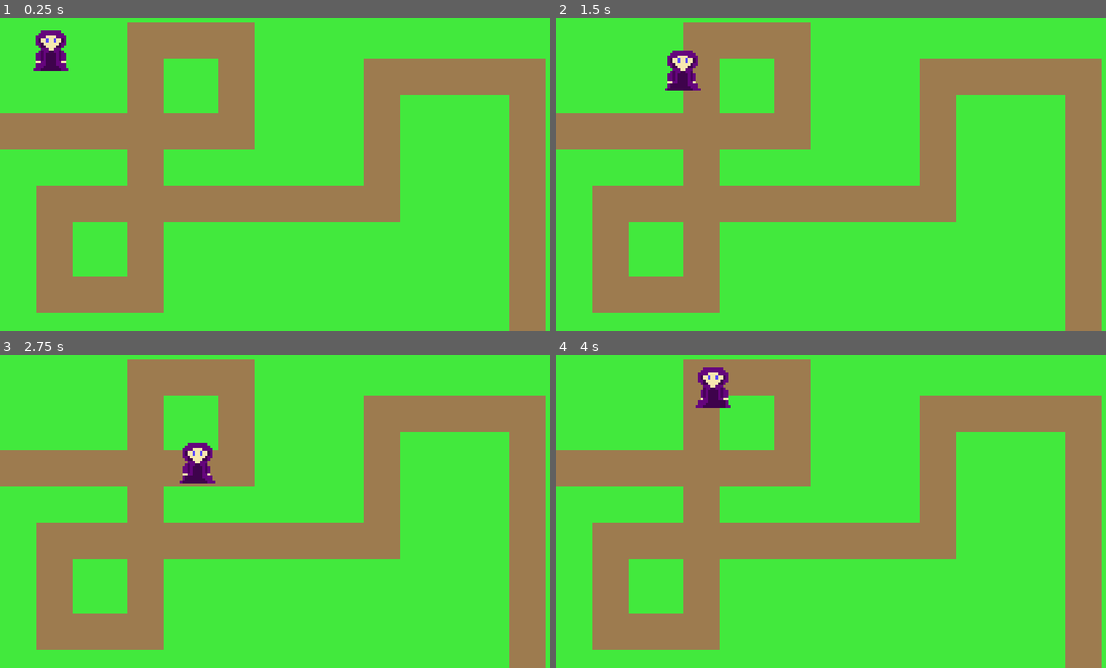
Above: before the commit, frames 1-4 (two rows, left to right).
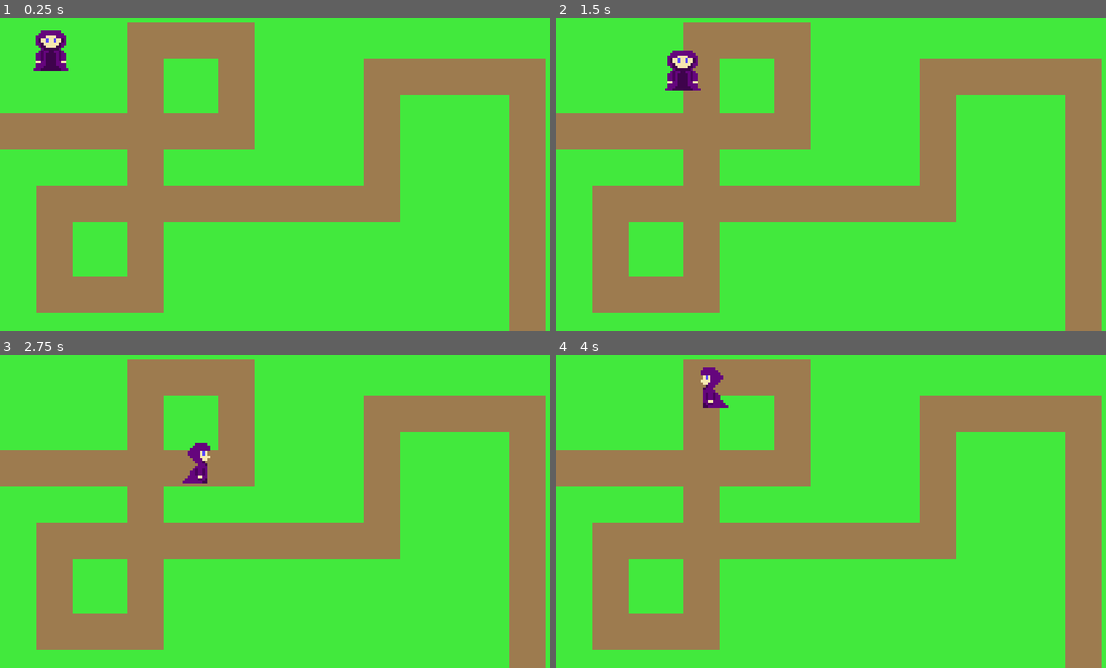
Above: after the commit, the same moments.

Repository: guilhermepereira2917/2dtd
Game: Godot game, scene res://main.tscn
The game is run twice, just before and just after one commit, with the same random seed, the same clock (stepped at 60 frames per second) and the same inputs.
Inputs:
- Up to frame 1 (0.25 s): no input
- Up to frame 2 (1.5 s): tap Enter at 0.5 s; hold D (move_right) 0.53-1.28 s; hold S (move_down) from 1.28 s (still down)
- Up to frame 3 (2.75 s): release S (move_down) at 2.03 s; hold D (move_right) from 2.03 s (still down)
- Up to frame 4 (4 s): release D (move_right) at 2.78 s; hold W (move_up) 2.78-3.53 s; hold A (move_left) from 3.53 s (still down)

The runs differ from the first frame. In frame 1, less than 0.1% of the frame differs, in the area x 7-11%, y 9-11%; in frame 2, less than 0.1%; in frame 3, 0.5%; in frame 4, 0.5%, in the area x 25-32%, y 3-17%.

Commit message:
:bento: improved player sprite

Diff:
--- a/scenes/player.gd
+++ b/scenes/player.gd
@@ -7,17 +7,20 @@
 	var direction = Vector2.ZERO
 
 	if Input.is_action_pressed("move_down"):
+		$AnimatedPlayerSprite.play("frente")
 		direction.y += 1
 	if Input.is_action_pressed("move_right"):
+		$AnimatedPlayerSprite.play("lado")
+		scale.x = 1
 		direction.x += 1
 	if Input.is_action_pressed("move_up"):
 		direction.y -= 1
 	if Input.is_action_pressed("move_left"):
+		$AnimatedPlayerSprite.play("lado")
+		scale.x = -1
 		direction.x -= 1
 
 	if direction == Vector2.ZERO:
 		$AnimatedPlayerSprite.pause()
-	else:
-		$AnimatedPlayerSprite.play()
 
 	position += direction.normalized() * delta * 200
--- a/scenes/player.tscn
+++ b/scenes/player.tscn
@@ -1,9 +1,12 @@
-[gd_scene load_steps=6 format=3 uid="uid://yop6rl6m3moe"]
+[gd_scene load_steps=9 format=3 uid="uid://yop6rl6m3moe"]
 
 [ext_resource type="Script" path="res://scenes/player.gd" id="1_1k3x8"]
-[ext_resource type="Texture2D" uid="uid://c0m3dspcfy1i" path="res://art/sprites/player/player_sprite_2.png" id="2_ksfrp"]
-[ext_resource type="Texture2D" uid="uid://ihvb3kqx27h5" path="res://art/sprites/player/player_sprite_1.png" id="3_i3a8f"]
-[ext_resource type="Texture2D" uid="uid://by1nf3npkic6l" path="res://art/sprites/player/player_sprite_3.png" id="4_vtmon"]
+[ext_resource type="Texture2D" uid="uid://bukvpey434i52" path="res://art/sprites/player/player_sprite_2.png" id="2_ksfrp"]
+[ext_resource type="Texture2D" uid="uid://bfmgicu8pmfrh" path="res://art/sprites/player/player_sprite_1.png" id="3_i3a8f"]
+[ext_resource type="Texture2D" uid="uid://hcsshtv8y0aj" path="res://art/sprites/player/player_sprite_3.png" id="4_vtmon"]
+[ext_resource type="Texture2D" uid="uid://cue4afrtdoo07" path="res://art/sprites/player/player_sprite_4.png" id="5_b1kms"]
+[ext_resource type="Texture2D" uid="uid://p02oxcsdgl0r" path="res://art/sprites/player/player_sprite_5.png" id="6_ocjfo"]
+[ext_resource type="Texture2D" uid="uid://bpiju8tad0eqo" path="res://art/sprites/player/player_sprite_6.png" id="7_vleu5"]
 
 [sub_resource type="SpriteFrames" id="SpriteFrames_5salt"]
 animations = [{
@@ -18,7 +21,21 @@
 "texture": ExtResource("4_vtmon")
 }],
 "loop": true,
-"name": &"default",
+"name": &"frente",
+"speed": 5.0
+}, {
+"frames": [{
+"duration": 1.0,
+"texture": ExtResource("5_b1kms")
+}, {
+"duration": 1.0,
+"texture": ExtResource("6_ocjfo")
+}, {
+"duration": 1.0,
+"texture": ExtResource("7_vleu5")
+}],
+"loop": true,
+"name": &"lado",
 "speed": 5.0
 }]
 
@@ -29,3 +46,4 @@
 texture_filter = 1
 scale = Vector2(5, 5)
 sprite_frames = SubResource("SpriteFrames_5salt")
+animation = &"frente"
Binary file changed: art/sprites/player/player_sprite_1.png
Binary file changed: art/sprites/player/player_sprite_2.png
Binary file changed: art/sprites/player/player_sprite_3.png
Binary file added: art/sprites/player/player_sprite_4.png
Not shown, added: art/sprites/player/player_sprite_4.png.import
Binary file added: art/sprites/player/player_sprite_5.png
Not shown, added: art/sprites/player/player_sprite_5.png.import
Binary file added: art/sprites/player/player_sprite_6.png
Not shown, added: art/sprites/player/player_sprite_6.png.import
